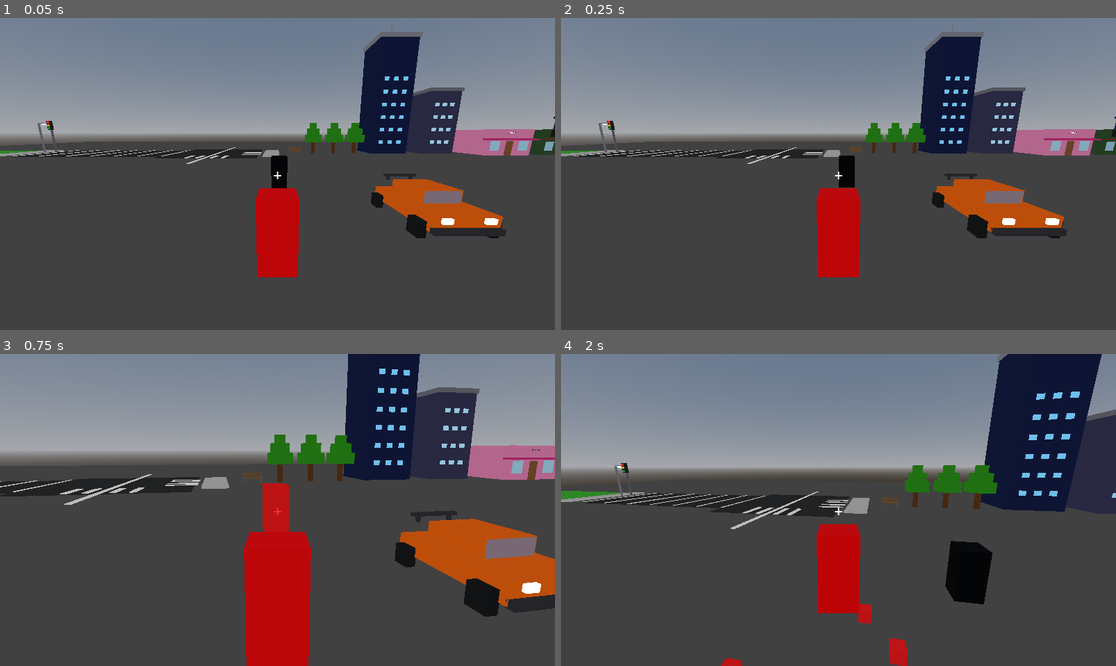
Above: before the commit, frames 1-4 (two rows, left to right).
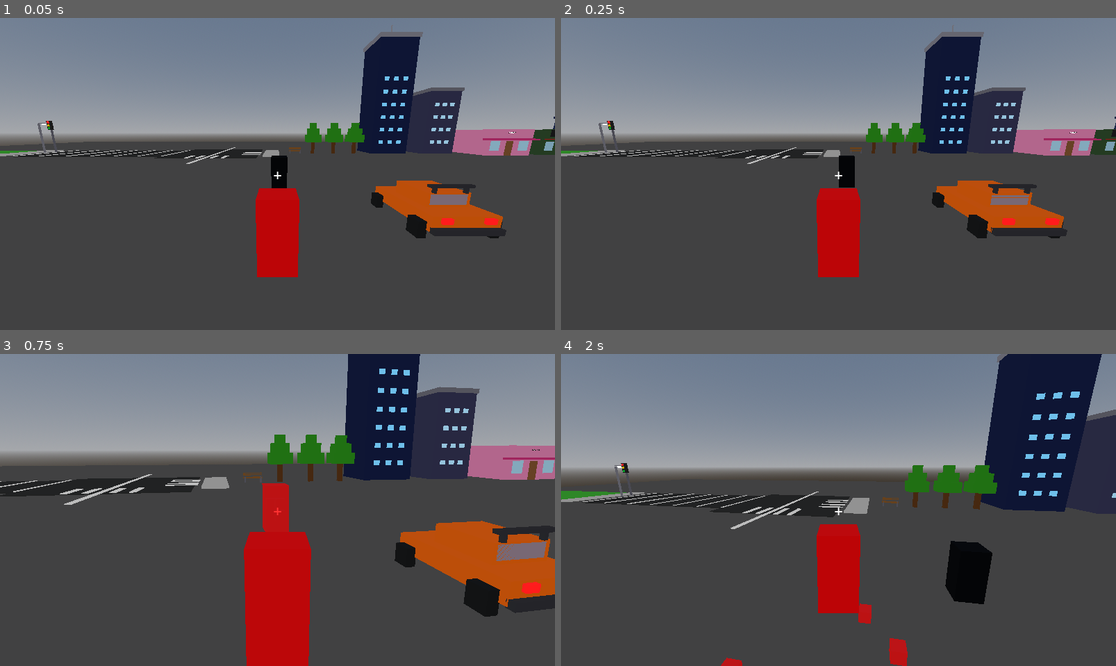
Above: after the commit, the same moments.

Repository: brian-grafals/BloxyGTA
Game: Godot game, scene res://scenes/main.tscn
The game is run twice, just before and just after one commit, with the same random seed, the same clock (stepped at 60 frames per second) and the same inputs.
Inputs (mouse positions are in pixels of both pictures, inside the frame that each line leads up to):
- Up to frame 1 (0.05 s): no input
- Up to frame 2 (0.25 s): no input
- Up to frame 3 (0.75 s): move the mouse to (305, 510) at 0.52 s; hold W (move_forward) from 0.53 s (still down); hold Right mouse button (aim) from 0.53 s (still down); click (305, 510) at 0.67 s
- Up to frame 4 (2 s): keep holding W (move_forward); tap Space (jump) at 0.77, 1.52 s; move the mouse to (810, 510) at 1.27 s; release Right mouse button (aim) at 1.28 s; tap E (interact) at 1.35 s

The runs differ from the first frame. In frame 1, 0.5% of the frame differs, in the area x 69-90%, y 49-67%; in frame 2, 0.6%; in frame 3, 1.1%, in the area x 73-100%, y 50-77%; in frame 4, nothing differs.

Commit message:
Fix car direction and floating spoiler
Flip all visual Z offsets so headlights/bumper face forward (-Z).
Anchor spoiler to cabin rear edge instead of floating behind body.

Co-Authored-By: Claude Sonnet 4.6 <noreply@anthropic.com>

Diff:
--- a/scenes/car.tscn
+++ b/scenes/car.tscn
@@ -18,7 +18,7 @@
 size = Vector3(1.5, 0.1, 0.2)
 
 [sub_resource type="BoxMesh" id="mesh_spoiler_post"]
-size = Vector3(0.1, 0.25, 0.12)
+size = Vector3(0.1, 0.2, 0.12)
 
 [sub_resource type="BoxMesh" id="mesh_wheel"]
 size = Vector3(0.3, 0.58, 0.58)
@@ -71,81 +71,81 @@
 surface_material_override/0 = SubResource("mat_orange")
 
 [node name="Cabin" type="MeshInstance3D" parent="."]
-transform = Transform3D(1, 0, 0, 0, 1, 0, 0, 0, 1, 0, 0.63, -0.15)
+transform = Transform3D(1, 0, 0, 0, 1, 0, 0, 0, 1, 0, 0.63, 0.15)
 mesh = SubResource("mesh_cabin")
 surface_material_override/0 = SubResource("mat_orange")
 
 [node name="BumperFront" type="MeshInstance3D" parent="."]
+transform = Transform3D(1, 0, 0, 0, 1, 0, 0, 0, 1, 0, -0.12, -1.96)
+mesh = SubResource("mesh_bumper")
+surface_material_override/0 = SubResource("mat_dark")
+
+[node name="BumperRear" type="MeshInstance3D" parent="."]
 transform = Transform3D(1, 0, 0, 0, 1, 0, 0, 0, 1, 0, -0.12, 1.96)
 mesh = SubResource("mesh_bumper")
 surface_material_override/0 = SubResource("mat_dark")
 
-[node name="BumperRear" type="MeshInstance3D" parent="."]
-transform = Transform3D(1, 0, 0, 0, 1, 0, 0, 0, 1, 0, -0.12, -1.96)
-mesh = SubResource("mesh_bumper")
-surface_material_override/0 = SubResource("mat_dark")
-
 [node name="Spoiler" type="MeshInstance3D" parent="."]
-transform = Transform3D(1, 0, 0, 0, 1, 0, 0, 0, 1, 0, 0.92, -1.88)
+transform = Transform3D(1, 0, 0, 0, 1, 0, 0, 0, 1, 0, 1.14, 1.1)
 mesh = SubResource("mesh_spoiler")
 surface_material_override/0 = SubResource("mat_dark")
 
 [node name="SpoilerPostL" type="MeshInstance3D" parent="."]
-transform = Transform3D(1, 0, 0, 0, 1, 0, 0, 0, 1, -0.55, 0.81, -1.88)
+transform = Transform3D(1, 0, 0, 0, 1, 0, 0, 0, 1, -0.55, 0.99, 1.1)
 mesh = SubResource("mesh_spoiler_post")
 surface_material_override/0 = SubResource("mat_dark")
 
 [node name="SpoilerPostR" type="MeshInstance3D" parent="."]
-transform = Transform3D(1, 0, 0, 0, 1, 0, 0, 0, 1, 0.55, 0.81, -1.88)
+transform = Transform3D(1, 0, 0, 0, 1, 0, 0, 0, 1, 0.55, 0.99, 1.1)
 mesh = SubResource("mesh_spoiler_post")
 surface_material_override/0 = SubResource("mat_dark")
 
 [node name="WheelFL" type="MeshInstance3D" parent="."]
+transform = Transform3D(1, 0, 0, 0, 1, 0, 0, 0, 1, -1.22, -0.2, -1.4)
+mesh = SubResource("mesh_wheel")
+surface_material_override/0 = SubResource("mat_wheel")
+
+[node name="WheelFR" type="MeshInstance3D" parent="."]
+transform = Transform3D(1, 0, 0, 0, 1, 0, 0, 0, 1, 1.22, -0.2, -1.4)
+mesh = SubResource("mesh_wheel")
+surface_material_override/0 = SubResource("mat_wheel")
+
+[node name="WheelRL" type="MeshInstance3D" parent="."]
 transform = Transform3D(1, 0, 0, 0, 1, 0, 0, 0, 1, -1.22, -0.2, 1.4)
 mesh = SubResource("mesh_wheel")
 surface_material_override/0 = SubResource("mat_wheel")
 
-[node name="WheelFR" type="MeshInstance3D" parent="."]
+[node name="WheelRR" type="MeshInstance3D" parent="."]
 transform = Transform3D(1, 0, 0, 0, 1, 0, 0, 0, 1, 1.22, -0.2, 1.4)
 mesh = SubResource("mesh_wheel")
 surface_material_override/0 = SubResource("mat_wheel")
 
-[node name="WheelRL" type="MeshInstance3D" parent="."]
-transform = Transform3D(1, 0, 0, 0, 1, 0, 0, 0, 1, -1.22, -0.2, -1.4)
-mesh = SubResource("mesh_wheel")
-surface_material_override/0 = SubResource("mat_wheel")
-
-[node name="WheelRR" type="MeshInstance3D" parent="."]
-transform = Transform3D(1, 0, 0, 0, 1, 0, 0, 0, 1, 1.22, -0.2, -1.4)
-mesh = SubResource("mesh_wheel")
-surface_material_override/0 = SubResource("mat_wheel")
-
 [node name="HeadlightL" type="MeshInstance3D" parent="."]
-transform = Transform3D(1, 0, 0, 0, 1, 0, 0, 0, 1, -0.68, 0.22, 1.97)
+transform = Transform3D(1, 0, 0, 0, 1, 0, 0, 0, 1, -0.68, 0.22, -1.97)
 mesh = SubResource("mesh_light")
 surface_material_override/0 = SubResource("mat_headlight")
 
 [node name="HeadlightR" type="MeshInstance3D" parent="."]
-transform = Transform3D(1, 0, 0, 0, 1, 0, 0, 0, 1, 0.68, 0.22, 1.97)
+transform = Transform3D(1, 0, 0, 0, 1, 0, 0, 0, 1, 0.68, 0.22, -1.97)
 mesh = SubResource("mesh_light")
 surface_material_override/0 = SubResource("mat_headlight")
 
 [node name="TaillightL" type="MeshInstance3D" parent="."]
-transform = Transform3D(1, 0, 0, 0, 1, 0, 0, 0, 1, -0.68, 0.22, -1.97)
+transform = Transform3D(1, 0, 0, 0, 1, 0, 0, 0, 1, -0.68, 0.22, 1.97)
 mesh = SubResource("mesh_light")
 surface_material_override/0 = SubResource("mat_taillight")
 
 [node name="TaillightR" type="MeshInstance3D" parent="."]
-transform = Transform3D(1, 0, 0, 0, 1, 0, 0, 0, 1, 0.68, 0.22, -1.97)
+transform = Transform3D(1, 0, 0, 0, 1, 0, 0, 0, 1, 0.68, 0.22, 1.97)
 mesh = SubResource("mesh_light")
 surface_material_override/0 = SubResource("mat_taillight")
 
 [node name="Windshield" type="MeshInstance3D" parent="."]
-transform = Transform3D(1, 0, 0, 0, 1, 0, 0, 0, 1, 0, 0.65, 0.82)
+transform = Transform3D(1, 0, 0, 0, 1, 0, 0, 0, 1, 0, 0.65, -0.82)
 mesh = SubResource("mesh_glass")
 surface_material_override/0 = SubResource("mat_glass")
 
 [node name="RearWindow" type="MeshInstance3D" parent="."]
-transform = Transform3D(1, 0, 0, 0, 1, 0, 0, 0, 1, 0, 0.65, -1.05)
+transform = Transform3D(1, 0, 0, 0, 1, 0, 0, 0, 1, 0, 0.65, 1.05)
 mesh = SubResource("mesh_rear_glass")
 surface_material_override/0 = SubResource("mat_glass")
